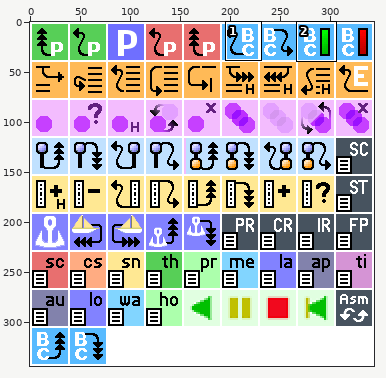
Sprite sheet, stored at vvm/core/vdebug/graphics/vdebug_icons.png. The first picture is a wide view before the edit; the outline marks the close-up.
Close-up. Before the edit:
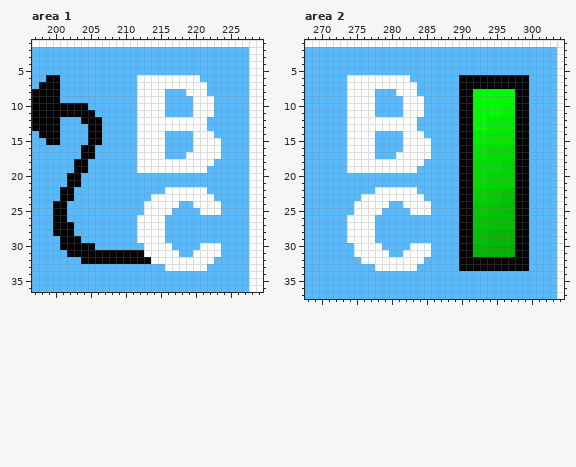
The file is 344x344 pixels. Colours within 5 levels of each other are drawn and written as one. Shown: area 1: x 197..229, y 1..36; area 2: x 268..304, y 1..37. The commit also changed other parts of the picture, which this record leaves out.
New version:
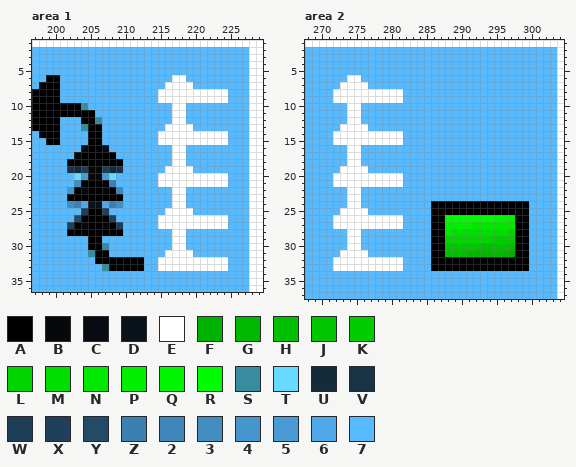
Palette (. is transparent): A #000000  B #070809  C #060c11  D #09131a  E #ffffff  F #00b200  G #00b800  H #00c000  J #00c600  K #00cd00  L #00d500  M #00de00  N #00e800  P #00ee00  Q #00f500  R #00fc00  S #378ca0  T #66dbff  U #142b3a  V #183346  W #1c3d53  X #1e4159  Y #234a66  Z #3c80b1  2 #3f87ba  3 #428dc1  4 #4696cd  5 #489bd4  6 #4fa9e9  7 #57baff
Diff:
--- area 1
@@ x 197..229 @@
  5 7777777777777777777777777777777EE
- 6 77AA77777777777EEEEEEEEE7777777EE
- 7 7AAA77777777777EEEEEEEEEE777777EE
- 8 AAAA77777777777EEEE777EEE777777EE
- 9 AAAA77777777777EEEE7777EEE77777EE
-10 AAAAAAAA7777777EEEE7777EEE77777EE
-11 AAAAAAAAA777777EEEE7777EEE77777EE
-12 AAAA777AAA77777EEEEEEEEEE777777EE
-13 AAAA7777AA77777EEEEEEEEEE777777EE
-14 7AAA7777AA77777EEEE7777EEE77777EE
-15 77AA7777AA77777EEEE7777EEEE7777EE
-16 7777777AA777777EEEE7777EEEE7777EE
-17 7777777AA777777EEEE777EEEEE7777EE
-18 777777AA7777777EEEEEEEEEEE77777EE
-19 777777AA7777777EEEEEEEEEE777777EE
-20 77777AA777777777777777777777777EE
-21 77777AA777777777777777777777777EE
-22 7777AA7777777777777EEEEEE777777EE
-23 7777AA77777777777EEEEEEEEE77777EE
-24 777AA77777777777EEEEE77EEEE7777EE
-25 777AA77777777777EEEE7777EEE7777EE
-26 777AA7777777777EEEE777777777777EE
-27 777AAA777777777EEEE777777777777EE
-28 777AAA777777777EEEE777777777777EE
-29 7777AAA77777777EEEE777777777777EE
-30 7777AAAAA7777777EEEE7777EEE7777EE
-31 77777AAAAAAAAAAAEEEEE77EEEE7777EE
-32 7777777AAAAAAAAAAEEEEEEEEE77777EE
-33 7777777777777777777EEEEEE777777EE
+ 6 77AA7777777777777777EE777777777EE
+ 7 7AAA777777777777777EEEE77777777EE
+ 8 AAAA77777777777777EEEEEEEEEE777EE
+ 9 AAAA77777777777777EEEEEEEEEE777EE
+10 AAAAAAAS777777777777EE777777777EE
+11 AAAAAAAAA77777777777EE777777777EE
+12 AAAA777AAS7777777777EE777777777EE
+13 AAAA777SAA777777777EEEE77777777EE
+14 7AAA7777AA77777777EEEEEEEEEE777EE
+15 77AA7777AA77777777EEEEEEEEEE777EE
+16 7777777CAAC777777777EE777777777EE
+17 777777BAAAAA77777777EE777777777EE
+18 77777AAAAAAAA7777777EE777777777EE
+19 77777VUWBBWUV777777EEEE77777777EE
+20 777777T5BB5T777777EEEEEEEEEE777EE
+21 7777773AAAAZ777777EEEEEEEEEE777EE
+22 777774ABAABA27777777EE777777777EE
+23 77777AAAAAAAA7777777EE777777777EE
+24 777773Z6DD6Z37777777EE777777777EE
+25 7777777XAAX77777777EEEE77777777EE
+26 777777YAAAAX777777EEEEEEEEEE777EE
+27 77777XABAABAW77777EEEEEEEEEE777EE
+28 77777AAAAAAAA7777777EE777777777EE
+29 77777777AA7777777777EE777777777EE
+30 77777777AAS777777777EE777777777EE
+31 77777777SAA77777777EEEE77777777EE
+32 777777777AAAAAAA77EEEEEEEEEE777EE
+33 7777777777SAAAAA77EEEEEEEEEE777EE
 34 7777777777777777777777777777777EE
--- area 2
@@ x 268..304 @@
  5 777777777777777777777777777777777777E
- 6 777777EEEEEEEEE7777777AAAAAAAAAA7777E
- 7 777777EEEEEEEEEE777777AAAAAAAAAA7777E
- 8 777777EEEE777EEE777777AARRRRRRAA7777E
- 9 777777EEEE7777EEE77777AARRRRRRAA7777E
-10 777777EEEE7777EEE77777AARRRRQQAA7777E
-11 777777EEEE7777EEE77777AARRRRQQAA7777E
-12 777777EEEEEEEEEE777777AARRPPPPAA7777E
-13 777777EEEEEEEEEE777777AARRPPPPAA7777E
-14 777777EEEE7777EEE77777AAPPNNNNAA7777E
-15 777777EEEE7777EEEE7777AAPPNNNNAA7777E
-16 777777EEEE7777EEEE7777AANNMMMMAA7777E
-17 777777EEEE777EEEEE7777AANNMMMMAA7777E
-18 777777EEEEEEEEEEE77777AAMMMMLLAA7777E
-19 777777EEEEEEEEEE777777AAMMMMLLAA7777E
-20 7777777777777777777777AAMMLLLLAA7777E
-21 7777777777777777777777AAMMLLLLAA7777E
-22 7777777777EEEEEE777777AALLKKJJAA7777E
-23 77777777EEEEEEEEE77777AALLKKJJAA7777E
-24 7777777EEEEE77EEEE7777AAKKJJHHAA7777E
-25 7777777EEEE7777EEE7777AAKKJJHHAA7777E
-26 777777EEEE777777777777AAJJHHHHAA7777E
-27 777777EEEE777777777777AAJJHHHHAA7777E
-28 777777EEEE777777777777AAHHGGGGAA7777E
-29 777777EEEE777777777777AAHHGGGGAA7777E
-30 7777777EEEE7777EEE7777AAGGFFFFAA7777E
-31 7777777EEEEE77EEEE7777AAGGFFFFAA7777E
-32 77777777EEEEEEEEE77777AAAAAAAAAA7777E
-33 7777777777EEEEEE777777AAAAAAAAAA7777E
+ 6 777777EE7777777777777777777777777777E
+ 7 77777EEEE777777777777777777777777777E
+ 8 7777EEEEEEEEEE7777777777777777777777E
+ 9 7777EEEEEEEEEE7777777777777777777777E
+10 777777EE7777777777777777777777777777E
+11 777777EE7777777777777777777777777777E
+12 777777EE7777777777777777777777777777E
+13 77777EEEE777777777777777777777777777E
+14 7777EEEEEEEEEE7777777777777777777777E
+15 7777EEEEEEEEEE7777777777777777777777E
+16 777777EE7777777777777777777777777777E
+17 777777EE7777777777777777777777777777E
+18 777777EE7777777777777777777777777777E
+19 77777EEEE777777777777777777777777777E
+20 7777EEEEEEEEEE7777777777777777777777E
+21 7777EEEEEEEEEE7777777777777777777777E
+22 777777EE7777777777777777777777777777E
+23 777777EE7777777777777777777777777777E
+24 777777EE7777777777AAAAAAAAAAAAAA7777E
+25 77777EEEE777777777AAAAAAAAAAAAAA7777E
+26 7777EEEEEEEEEE7777AARRRRRRRQQPAA7777E
+27 7777EEEEEEEEEE7777AAPPPPNNNNNNAA7777E
+28 777777EE7777777777AANMMMMMMMMLAA7777E
+29 777777EE7777777777AALLLLLLLKKKAA7777E
+30 777777EE7777777777AAJJJJJHHHHHAA7777E
+31 77777EEEE777777777AAHHHGGGGGGFAA7777E
+32 7777EEEEEEEEEE7777AAAAAAAAAAAAAA7777E
+33 7777EEEEEEEEEE7777AAAAAAAAAAAAAA7777E
 34 777777777777777777777777777777777777E
Changed places in both close-ups, as pixel boxes (x1, y1, x2, y2):
changed: (53, 75, 228, 271)
changed: (333, 75, 529, 271)
